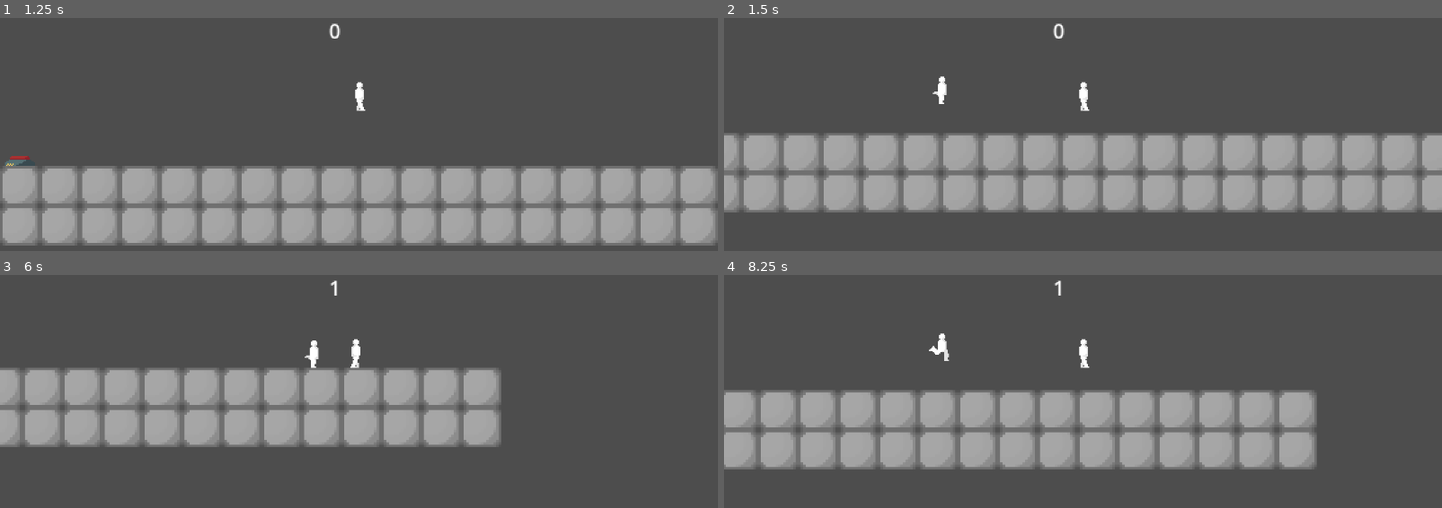
Above: before the commit, frames 1-4 (two rows, left to right).
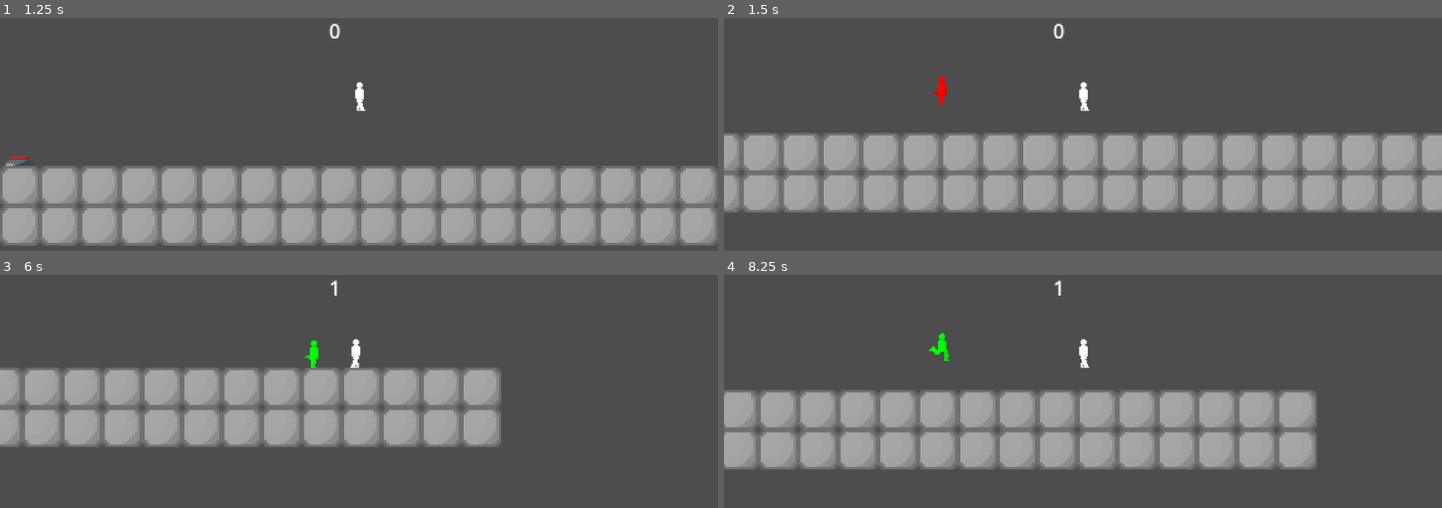
Above: after the commit, the same moments.

Repository: rafesholler/gmtk-2025
Game: Godot game, scene res://test_scene.tscn
The game is run twice, just before and just after one commit, with the same random seed, the same clock (stepped at 60 frames per second) and the same inputs.
Inputs (mouse positions are in pixels of both pictures, inside the frame that each line leads up to):
- Up to frame 1 (1.25 s): move the mouse to (516, 90) at 0.52 s; hold D (move_right) from 0.53 s (still down); tap C (delete_loop) at 0.6 s; tap W (jump) at 0.77 s; tap T (record_with_player) at 0.8 s
- Up to frame 2 (1.5 s): keep holding D (move_right); move the mouse to (939, 129) at 1.27 s; tap T (record_with_player) at 1.35 s
- Up to frame 3 (6 s): tap W (jump) at 1.52, 3.02, 3.77, 4.52 s; tap R (toggle_record) at 1.55, 2.1, 3.8 s; move the mouse to (430, 279) at 2.02 s; release D (move_right) at 2.03 s; hold A (move_left) 2.03-2.78 s; tap C (delete_loop) at 2.3, 3.6, 4.55 s; move the mouse to (323, 447) at 2.77 s; hold D (move_right) 2.78-4.28 s; tap F (change_loop) at 2.85 s; tap T (record_with_player) at 3.05, 5.3, 5.85 s; move the mouse to (574, 428) at 3.52 s; move the mouse to (143, 307) at 4.27 s; hold A (move_left) 4.28-5.03 s; click (143, 307) at 4.35 s; move the mouse to (394, 368) at 5.02 s; hold D (move_right) 5.03-5.78 s; hold E (pull) 5.03-5.78 s; move the mouse to (outside the picture) at 5.77 s; hold A (move_left) from 5.78 s (still down)
- Up to frame 4 (8.25 s): tap W (jump) at 6.02, 6.77, 7.52 s; tap R (toggle_record) at 6.05, 6.6 s; move the mouse to (1240, 347) at 6.52 s; tap C (delete_loop) at 6.8, 7.35 s; move the mouse to (939, 386) at 7.27 s; release A (move_left) at 7.28 s; hold D (move_right) from 7.28 s (still down); tap T (record_with_player) at 7.55, 8.1 s; move the mouse to (1154, 279) at 8.02 s

Frame 1 is identical in both runs. In frame 2, 0.1% of the frame differs, in the area x 29-32%, y 25-37%; in frame 3, 0.1%; in frame 4, 0.1%, in the area x 28-32%, y 25-37%.

Commit message:
added loop colors

Diff:
--- a/Loop/loop_manager.gd
+++ b/Loop/loop_manager.gd
@@ -81,8 +81,13 @@
 			for object in part.loopable.properties:
 				if object is Player:
 					object.get_parent().add_child(afterimage)
+					afterimage.modulate = _get_loop_color(index)
 
 			part.loopable = afterimage.get_node("Loopable")
+		else:
+			for object in part.loopable.properties:
+				if object is not Player:
+					object.modulate = _get_loop_color(index)
 		part.loopable.begin_playback()
 
 
@@ -93,7 +98,19 @@
 	for part in loops[loop_index].parts:
 		part.loopable.end_playback()
 		for object in part.loopable.properties:
+			object.modulate = Color(1, 1, 1)
 			if object.is_in_group("afterimage"):
 				object.call_deferred("queue_free")
 		part.recorded_values.clear()
 	loops[loop_index].parts = []
+
+
+func _get_loop_color(loop_index: int) -> Color:
+	match loop_index:
+		0:
+			return Color(1, 0, 0)
+		1:
+			return Color(0, 1, 0)
+		2:
+			return Color(0, 0, 1)
+	return Color(1, 1, 1)
Not shown: 1 places in Player/player.tscn that only renumber resources
